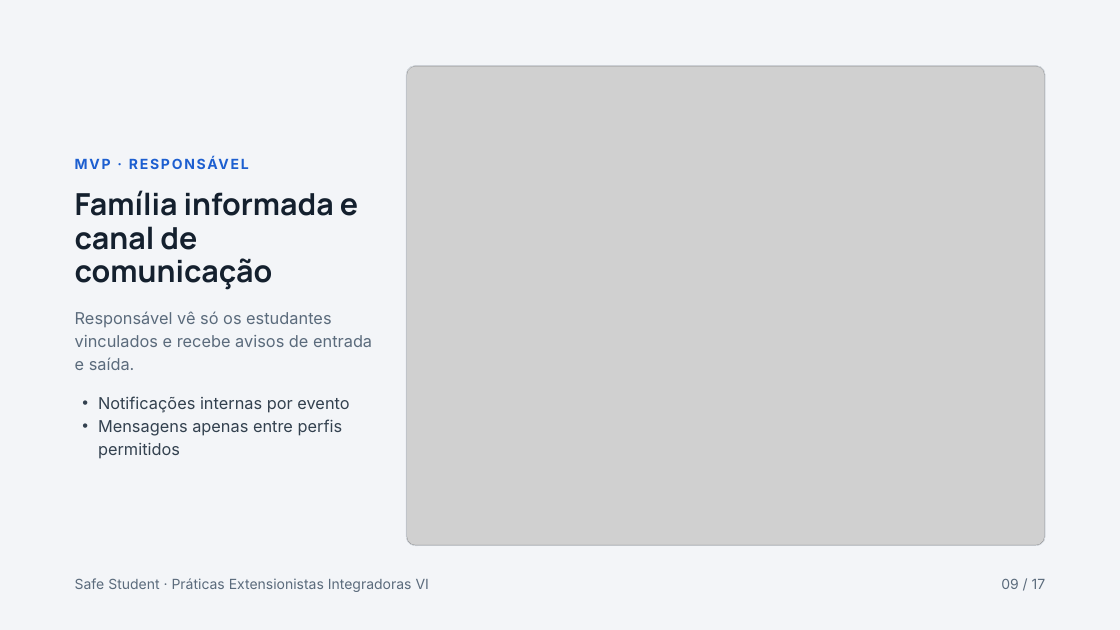
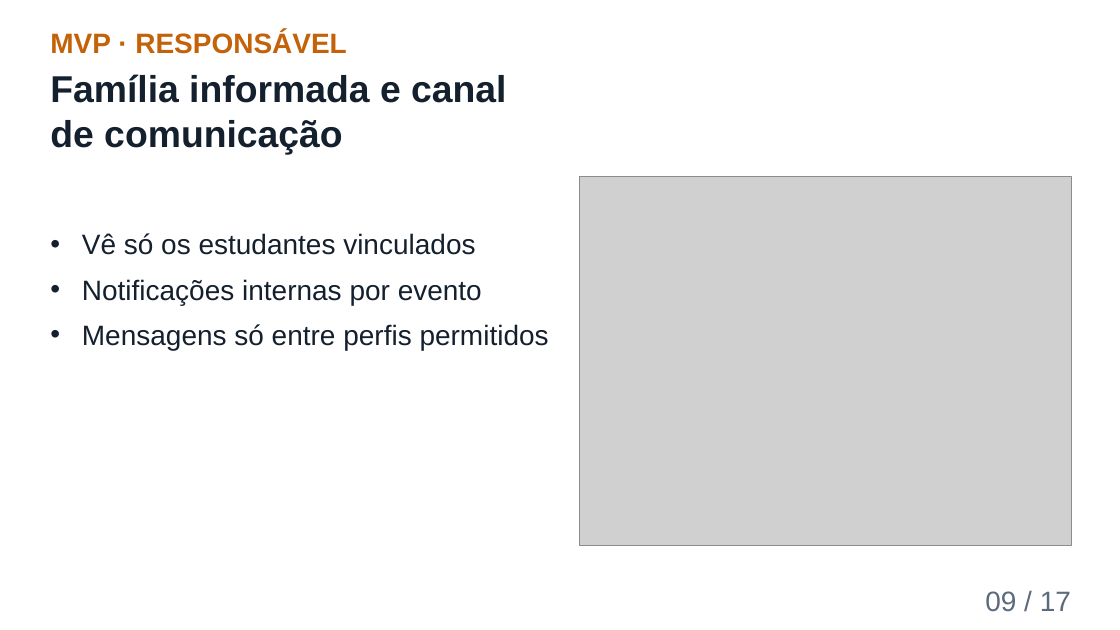
Before and after one commit to richaferreira/Safe_Student, a slide deck: slide 9 of 08_Apresentacao_Final_Safe_Student.pptx. Drawn at 1120x630 pixels with LibreOffice and Linux fonts; fonts in the diff are those of the drawing; grey boxes stand for pictures. Boxes give left, top, right and bottom in pixels: in the first picture for what was removed or moved away, otherwise in the second. Text is boxed around its words. In the diff, an @@ line names an element or a change of style, - is before the commit and + after.

```diff
--- a/08_Apresentacao_Final_Safe_Student.pptx
+++ b/08_Apresentacao_Final_Safe_Student.pptx
@@ background #F3F5F8 to #FFFFFF @@
@@ text "MVP · RESPONSÁVEL": place and size @@
-text "MVP · RESPONSÁVEL" at box(75, 311, 173, 327)
+text "MVP · RESPONSÁVEL" at box(50, 31, 346, 54)
@@ text "MVP · RESPONSÁVEL" at box(50, 31, 346, 54): size 12 to 24 pt, font Inter to Arial, text colour #1D5FD0 to #C4620A, letter spacing 1.5 to 0 pt; line spacing 16.8pt to 1 @@
@@ text "Família informada e canal de ...": place and size @@
-text "Família informada e canal de ..." at box(75, 190, 358, 290)
+text "Família informada e canal de ..." at box(50, 74, 506, 155)
@@ text "Família informada e canal de ..." at box(50, 74, 506, 155): size 26 to 32 pt, font Manrope to Arial; line spacing 28.6pt to 1 @@
@@ rounded rectangle removed at box(406, 66, 1045, 546) @@
@@ rounded rectangle removed at box(407, 66, 1045, 546) @@
@@ picture: place and size @@
-picture at box(407, 66, 1045, 545)
+picture at box(580, 176, 1071, 546)
@@ text "Vê só os estudantes vinculados": place and size @@
-text "Vê só os estudantes vinculados" at box(98, 396, 349, 459)
+text "Vê só os estudantes vinculados" at box(82, 233, 549, 350)
@@ text at box(82, 233, 475, 255): paragraph added @@
+• Vê só os estudantes vinculados
@@ text at box(82, 279, 482, 305): size 14 to 24 pt, font Inter to Arial, text colour #33414F to #14202E in "Notificações internas por evento"; indent changed; line spacing 19.6pt to 1; more space between paragraphs @@
@@ text removed at box(75, 311, 372, 370) @@
-Responsável vê só os estudantes vinculados e recebe avisos de entrada e saída.
@@ text at box(82, 324, 549, 350): text changed; size 14 to 24 pt; font Inter to Arial; text colour #33414F to #14202E @@
-• Mensagens apenas entre perfis permitidos
+• Mensagens só entre perfis permitidos
@@ text removed at box(75, 578, 429, 592) @@
-Safe Student · Práticas Extensionistas Integradoras VI
@@ text "09 / 17": place and size @@
-text "09 / 17" at box(1001, 579, 1046, 589)
+text "09 / 17" at box(985, 591, 1071, 611)
@@ text "09 / 17" at box(985, 591, 1071, 611): size 12 to 24 pt, font Inter to Arial; line spacing 16.8pt to 1 @@
```
Also in this commit, not shown: 16 other slides changed, 2 other files.
